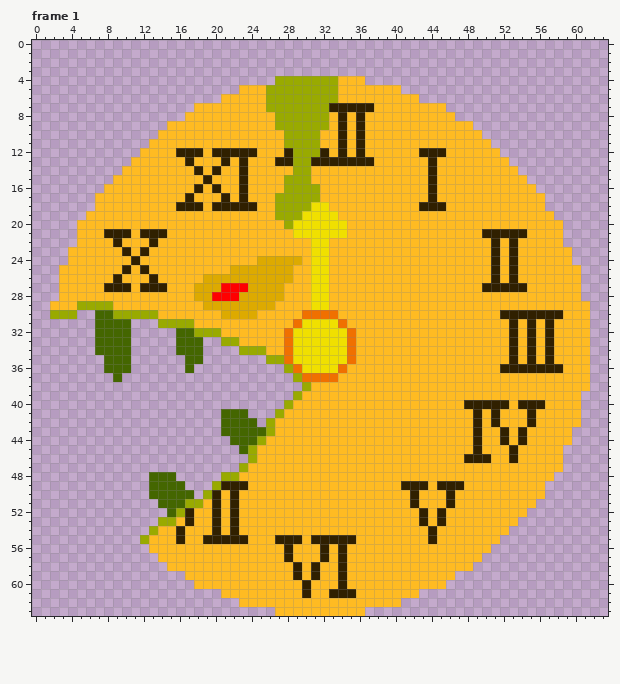
A pixel-art file gets an edit: images/enemies/fragment/idle.ase. The picture above is the old version.
64x64 pixels, 4 frames. Shown: frame 1. The commit also changed other frames, which this record leaves out.
New version:
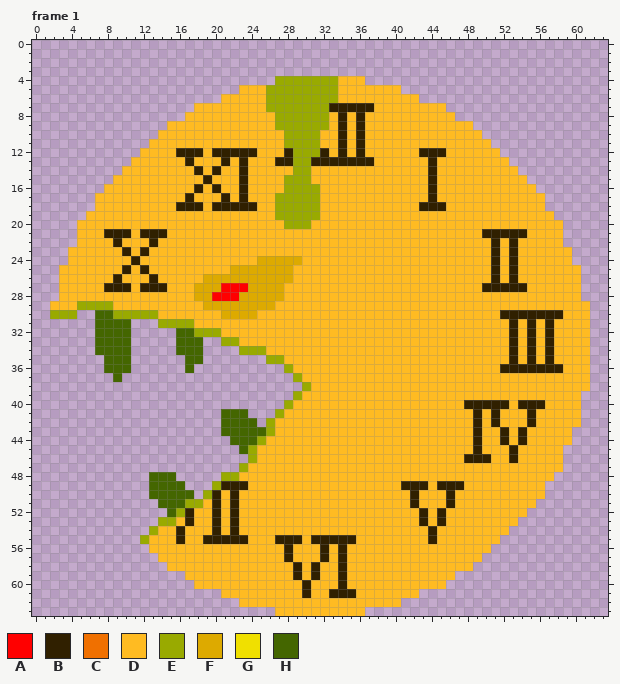
Palette (. is transparent): A #ff0000  B #302000  C #f07000  D #ffbb22  E #99aa00  F #ddaa00  G #f0e000  H #446600
Difference:
Frame 1:
Colour D replaces colour C in row 30 at x 30 to 33; in row 31 at x 29 and 34; in rows 32 to 35 at x 28 and 35; in row 36 at x 29 and 34; in row 37 at x 30 to 33.
Colour D replaces colour G in row 18 at x 32; in row 19 at x 32 to 33; in row 20 at x 31 to 34; in row 21 at x 29 to 34; in rows 22 to 29 at x 31 to 32; in row 31 at x 30 to 33.
Colour D replaces colour G in rows 32 to 35 at x 29 to 34; in row 36 at x 30 to 33.
Colour E replaces colour G in row 18 at x 31; in row 19 at x 30 to 31; in row 20 at x 29 to 30.
Where, in picture pixels (left, top, right, bottom), the same in both pictures:
changed: (284, 202, 356, 382)
